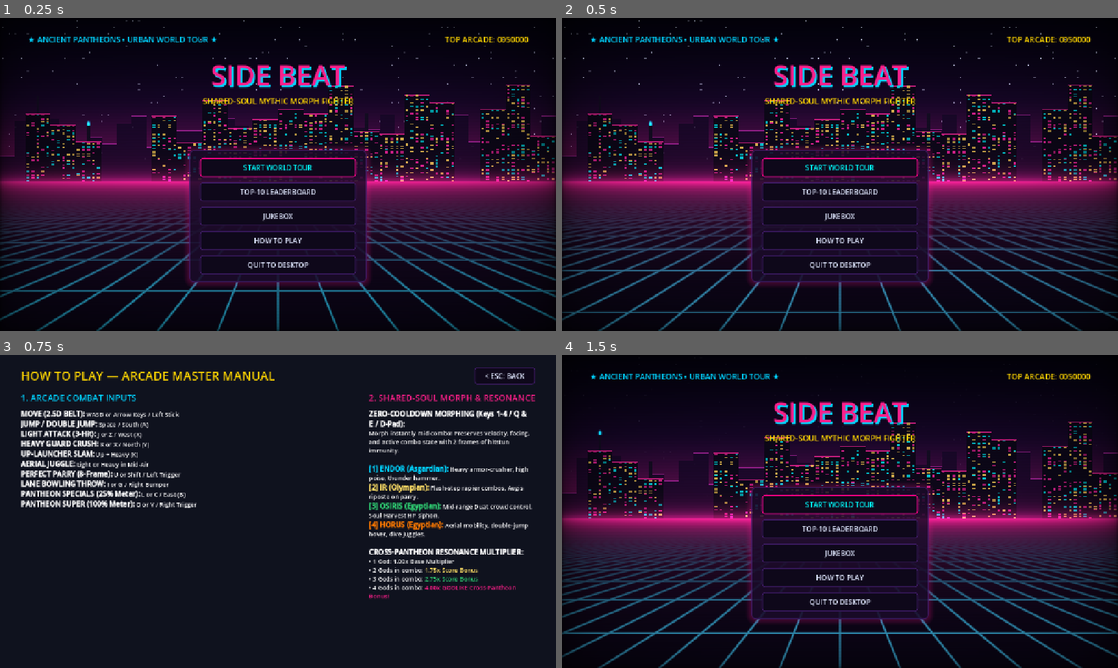
Above: before the commit, frames 1-4 (two rows, left to right).
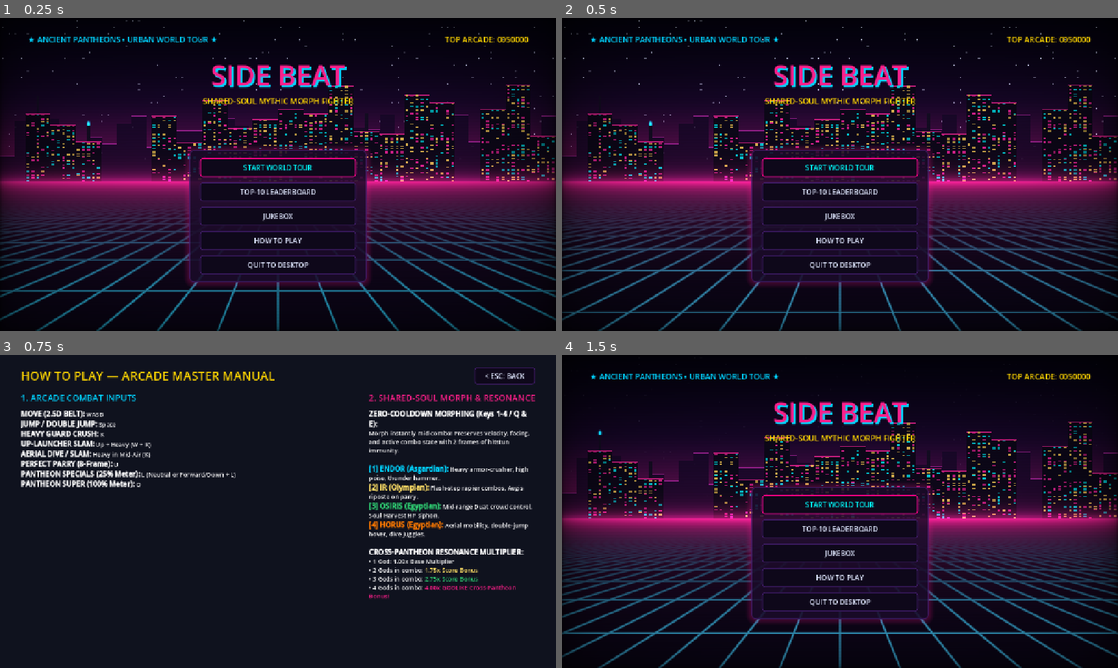
Above: after the commit, the same moments.

Repository: leouofa/side-beat
Game: Godot game, scene res://scenes/main/boot.tscn
The game is run twice, just before and just after one commit, with the same random seed, the same clock (stepped at 60 frames per second) and the same inputs. Sound files missing from this copy of the repository are replaced by a short silence.
Inputs:
- Up to frame 1 (0.25 s): no input
- Up to frame 2 (0.5 s): no input
- Up to frame 3 (0.75 s): click "HOW TO PLAY" at 0.5 s
- Up to frame 4 (1.5 s): click "< ESC: BACK" at 1.25 s

Frames 1-2 are identical in both runs. In frame 3, 3.4% of the frame differs, in the area x 3-73%, y 18-49%; in frame 4, nothing differs.

Commit message:
Simplify combat controls to keyboard-first layout and update instruction screens
Streamline the control scheme by removing redundant combat actions, duplicate keys, and unused gamepad bindings in favor of a clean, keyboard-first arcade setup:

- Remove light attack and lane bowling throw (grab) mechanics from player and enemy logic, establishing Heavy Attack (K) as the primary normal strike (with W+K launcher and mid-air dive) while preserving multi-god morphing and specials.
- Strip alternate keyboard keys (c, v, x, shift, arrow keys) and all gamepad events (sticks, face buttons, bumpers, triggers, d-pad) from the InputMap to prevent conflicting inputs and reduce control complexity.
- Update UI confirmation flows across title, god select, game over, victory, and continue countdown screens to standardize on Space and Enter (ui_accept).
- Refresh the How To Play screen and in-game pause manual to accurately display the simplified controls.
- Add test assertions to verify input action isolation, removal of stripped actions, and text integrity across instruction cards.

Diff:
--- a/scenes/ui/how_to_play_screen.tscn
+++ b/scenes/ui/how_to_play_screen.tscn
@@ -73,16 +73,14 @@
 size_flags_vertical = 3
 theme_override_font_sizes/normal_font_size = 14
 bbcode_enabled = true
-text = "[b]MOVE (2.5D BELT):[/b] WASD or Arrow Keys / Left Stick
-[b]JUMP / DOUBLE JUMP:[/b] Space / South (A)
-[b]LIGHT ATTACK (3-Hit):[/b] J or Z / West (X)
-[b]HEAVY GUARD CRUSH:[/b] K or X / North (Y)
-[b]UP-LAUNCHER SLAM:[/b] Up + Heavy (K)
-[b]AERIAL JUGGLE:[/b] Light or Heavy in Mid-Air
-[b]PERFECT PARRY (8-Frame):[/b] U or Shift / Left Trigger
-[b]LANE BOWLING THROW:[/b] I or G / Right Bumper
-[b]PANTHEON SPECIALS (25% Meter):[/b] L or C / East (B)
-[b]PANTHEON SUPER (100% Meter):[/b] O or V / Right Trigger"
+text = "[b]MOVE (2.5D BELT):[/b] WASD
+[b]JUMP / DOUBLE JUMP:[/b] Space
+[b]HEAVY GUARD CRUSH:[/b] K
+[b]UP-LAUNCHER SLAM:[/b] Up + Heavy (W + K)
+[b]AERIAL DIVE / SLAM:[/b] Heavy in Mid-Air (K)
+[b]PERFECT PARRY (8-Frame):[/b] U
+[b]PANTHEON SPECIALS (25% Meter):[/b] L (Neutral or Forward/Down + L)
+[b]PANTHEON SUPER (100% Meter):[/b] O"
 
 [node name="RightCol" type="VBoxContainer" parent="MarginContainer/VBoxContainer/HSplitContainer"]
 layout_mode = 2
@@ -100,7 +98,7 @@
 size_flags_vertical = 3
 theme_override_font_sizes/normal_font_size = 14
 bbcode_enabled = true
-text = "[b]ZERO-COOLDOWN MORPHING (Keys 1-4 / Q & E / D-Pad):[/b]
+text = "[b]ZERO-COOLDOWN MORPHING (Keys 1-4 / Q & E):[/b]
 Morph instantly mid-combo! Preserves velocity, facing, and active combo state with 2 frames of hitstun immunity.
 
 [color=#00D4FF][b][1] ENDOR (Asgardian):[/b][/color] Heavy armor-crusher, high poise, thunder hammer.
--- a/scripts/autoload/input_binder.gd
+++ b/scripts/autoload/input_binder.gd
@@ -1,6 +1,6 @@
 extends Node
-## Programmatically registers all Keyboard (WASD + Arrows + J/K/L/U/I/O + 1-4 + Q/E)
-## and Gamepad InputMap bindings for Side Beat so controls work identically in runtime and tests.
+## Programmatically registers simplified Keyboard InputMap bindings for Side Beat
+## (WASD locomotion, Space jump, K/L/O/U combat, 1-4/Q/E zero-cooldown morphs, ESC pause, Enter/Space UI accept).
 
 
 func _init() -> void:
@@ -13,19 +13,6 @@
 	InputMap.action_add_event(action, ev)
 
 
-static func _add_joy_btn(action: StringName, btn: JoyButton) -> void:
-	var ev := InputEventJoypadButton.new()
-	ev.button_index = btn
-	InputMap.action_add_event(action, ev)
-
-
-static func _add_joy_axis(action: StringName, axis: JoyAxis, axis_val: float) -> void:
-	var ev := InputEventJoypadMotion.new()
-	ev.axis = axis
-	ev.axis_value = axis_val
-	InputMap.action_add_event(action, ev)
-
-
 static func _ensure_action(action: StringName, deadzone: float = 0.2) -> void:
 	if InputMap.has_action(action):
 		InputMap.action_erase_events(action)
@@ -34,88 +21,61 @@
 
 
 static func _register_all_actions() -> void:
-	# 2.5D Belt Movement (WASD + Arrow Keys + Left Stick)
+	# 2.5D Belt Movement (WASD only)
 	_ensure_action(&"move_left")
 	_add_key(&"move_left", KEY_A)
-	_add_key(&"move_left", KEY_LEFT)
-	_add_joy_axis(&"move_left", JOY_AXIS_LEFT_X, -1.0)
 
 	_ensure_action(&"move_right")
 	_add_key(&"move_right", KEY_D)
-	_add_key(&"move_right", KEY_RIGHT)
-	_add_joy_axis(&"move_right", JOY_AXIS_LEFT_X, 1.0)
 
 	_ensure_action(&"move_up")
 	_add_key(&"move_up", KEY_W)
-	_add_key(&"move_up", KEY_UP)
-	_add_joy_axis(&"move_up", JOY_AXIS_LEFT_Y, -1.0)
 
 	_ensure_action(&"move_down")
 	_add_key(&"move_down", KEY_S)
-	_add_key(&"move_down", KEY_DOWN)
-	_add_joy_axis(&"move_down", JOY_AXIS_LEFT_Y, 1.0)
 
 	# Jump / Double Jump / Hover
 	_ensure_action(&"jump")
 	_add_key(&"jump", KEY_SPACE)
-	_add_joy_btn(&"jump", JOY_BUTTON_A)
 
-	# Fighting-Game Combat Buttons
-	_ensure_action(&"attack_light")
-	_add_key(&"attack_light", KEY_J)
-	_add_key(&"attack_light", KEY_Z)
-	_add_joy_btn(&"attack_light", JOY_BUTTON_X)
-
+	# Combat Buttons (Heavy Attack, Specials, Super, Block/Parry)
 	_ensure_action(&"attack_heavy")
 	_add_key(&"attack_heavy", KEY_K)
-	_add_key(&"attack_heavy", KEY_X)
-	_add_joy_btn(&"attack_heavy", JOY_BUTTON_Y)
 
 	_ensure_action(&"attack_special")
 	_add_key(&"attack_special", KEY_L)
-	_add_key(&"attack_special", KEY_C)
-	_add_joy_btn(&"attack_special", JOY_BUTTON_B)
 
 	_ensure_action(&"attack_super")
 	_add_key(&"attack_super", KEY_O)
-	_add_key(&"attack_super", KEY_V)
-	_add_joy_axis(&"attack_super", JOY_AXIS_TRIGGER_RIGHT, 1.0)
 
 	_ensure_action(&"block_parry")
 	_add_key(&"block_parry", KEY_U)
-	_add_key(&"block_parry", KEY_SHIFT)
-	_add_joy_axis(&"block_parry", JOY_AXIS_TRIGGER_LEFT, 1.0)
 
-	_ensure_action(&"grab")
-	_add_key(&"grab", KEY_I)
-	_add_key(&"grab", KEY_G)
-	_add_joy_btn(&"grab", JOY_BUTTON_RIGHT_SHOULDER)
-
-	# Zero-Cooldown Shared-Soul Morphing (Keys 1-4 / D-Pad / Q & E / L1)
+	# Zero-Cooldown Shared-Soul Morphing (Keys 1-4 / Q & E)
 	_ensure_action(&"morph_1")
 	_add_key(&"morph_1", KEY_1)
-	_add_joy_btn(&"morph_1", JOY_BUTTON_DPAD_UP)
 
 	_ensure_action(&"morph_2")
 	_add_key(&"morph_2", KEY_2)
-	_add_joy_btn(&"morph_2", JOY_BUTTON_DPAD_RIGHT)
 
 	_ensure_action(&"morph_3")
 	_add_key(&"morph_3", KEY_3)
-	_add_joy_btn(&"morph_3", JOY_BUTTON_DPAD_DOWN)
 
 	_ensure_action(&"morph_4")
 	_add_key(&"morph_4", KEY_4)
-	_add_joy_btn(&"morph_4", JOY_BUTTON_DPAD_LEFT)
 
 	_ensure_action(&"morph_prev")
 	_add_key(&"morph_prev", KEY_Q)
 
 	_ensure_action(&"morph_next")
 	_add_key(&"morph_next", KEY_E)
-	_add_joy_btn(&"morph_next", JOY_BUTTON_LEFT_SHOULDER)
 
 	# Pause / Menu
 	_ensure_action(&"pause")
 	_add_key(&"pause", KEY_ESCAPE)
-	_add_joy_btn(&"pause", JOY_BUTTON_START)
+
+	# UI Navigation / Accept
+	_ensure_action(&"ui_accept")
+	_add_key(&"ui_accept", KEY_ENTER)
+	_add_key(&"ui_accept", KEY_KP_ENTER)
+	_add_key(&"ui_accept", KEY_SPACE)
--- a/scripts/enemies/wave_enemy.gd
+++ b/scripts/enemies/wave_enemy.gd
@@ -86,7 +86,6 @@
 var _attack_cooldown: float = 0.8
 var _attack_timer: float = 0.0
 var _is_attacking: bool = false
-var _is_thrown: bool = false
 var _is_dead: bool = false
 var _ground_bounced: bool = false
 var _wall_bounced: bool = false
@@ -240,22 +239,6 @@
 	if _attack_cooldown > 0.0:
 		_attack_cooldown -= delta
 
-	# Thrown bowling physics: knock down adjacent enemies!
-	if _is_thrown:
-		if not is_on_floor():
-			velocity.y -= GRAVITY * delta
-		move_and_slide()
-		_check_wall_and_ground_bounces()
-		for node in get_tree().get_nodes_in_group("enemies"):
-			if node != self and node is WaveEnemy and not (node as WaveEnemy)._is_dead:
-				var other := node as WaveEnemy
-				if other.global_position.distance_to(global_position) < 1.1:
-					other.apply_collateral_knockdown(signf(velocity.x), 45.0)
-		if is_on_floor() and absf(velocity.x) < 1.5:
-			_is_thrown = false
-		_clamp_corridor()
-		return
-
 	if _hitstun_timer > 0.0:
 		_hitstun_timer -= delta
 		if not is_on_floor():
@@ -393,36 +376,6 @@
 	_hitstun_timer = 0.85
 	velocity = Vector3(-facing_sign * 4.5, 2.5, 0.0)
 	_play_anim(&"hit_light", 0.85)
-
-
-func receive_throw(dir_sign: float, dmg: float) -> void:
-	if _is_dead:
-		return
-	_finish_attack(1.1)
-	hp = maxf(0.0, hp - dmg)
-	_update_hp_bar()
-	if hp <= 0.0:
-		_die(dir_sign)
-		return
-	_is_thrown = true
-	_hitstun_timer = 0.75
-	velocity = Vector3(dir_sign * 11.5, 5.2, 0.0)
-	_play_anim(&"hit_launch_arc", 1.1)
-
-
-func apply_collateral_knockdown(dir_sign: float, dmg: float) -> void:
-	if _is_dead or _hitstun_timer > 0.2:
-		return
-	hp = maxf(0.0, hp - dmg)
-	_update_hp_bar()
-	if HitstopManager:
-		HitstopManager.spawn_hit_spark(global_position + Vector3(0.0, 1.0, 0.0), Color("#FFE066"), 0.9)
-	if hp <= 0.0:
-		_die(dir_sign)
-		return
-	_hitstun_timer = 0.45
-	velocity = Vector3(dir_sign * 5.5, 3.6, 0.0)
-	_play_anim(&"hit_launch_arc", 1.15)
 
 
 func receive_hit(payload: Dictionary) -> Dictionary:
--- a/scripts/player/shared_soul_player.gd
+++ b/scripts/player/shared_soul_player.gd
@@ -54,7 +54,6 @@
 var _attack_hit_registry: Dictionary = {}
 var _queued_chain_move: StringName = &""
 var _air_combo_step: int = 0
-var _grab_cooldown: float = 0.0
 var _is_dead: bool = false
 
 
@@ -229,8 +228,6 @@
 	resonance.tick(delta, frozen or _current_attack != null)
 	if invuln_timer > 0.0:
 		invuln_timer = maxf(0.0, invuln_timer - delta)
-	if _grab_cooldown > 0.0:
-		_grab_cooldown = maxf(0.0, _grab_cooldown - delta)
 
 	# Instant Zero-Cooldown Morph inputs are ALWAYS responsive (even during hitstop or mid-combo!)
 	_poll_morph_inputs()
@@ -279,7 +276,7 @@
 	var prof := active_god()
 	var move_vec := Input.get_vector("move_left", "move_right", "move_up", "move_down")
 
-	# Update horizontal facing before actions so attacks, grabs, and jumps turn toward input direction
+	# Update horizontal facing before actions so attacks and jumps turn toward input direction
 	if absf(move_vec.x) > 0.12:
 		facing_sign = 1.0 if move_vec.x > 0.0 else -1.0
 		_update_facing_visual()
@@ -304,11 +301,6 @@
 	# Check new combat inputs
 	if _try_trigger_attack_inputs(move_vec):
 		return
-
-	# Grab / Throw
-	if Input.is_action_just_pressed("grab") and is_on_floor() and _grab_cooldown <= 0.0:
-		if _try_execute_grab():
-			return
 
 	# Jump & Horus Double Jump
 	if Input.is_action_just_pressed("jump"):
@@ -358,15 +350,6 @@
 		else:
 			start_attack(&"heavy_ground")
 		return true
-	if Input.is_action_just_pressed("attack_light"):
-		if not is_on_floor():
-			_air_combo_step = 1
-			start_attack(&"air_combo_1")
-		elif move_vec.y < -0.55:
-			start_attack(&"launcher_up")
-		else:
-			start_attack(&"light_1")
-		return true
 	return false
 
 
@@ -440,13 +423,6 @@
 				_queued_chain_move = &"launcher_up"
 			else:
 				_queued_chain_move = &"heavy_ground"
-		elif Input.is_action_just_pressed("attack_light"):
-			if move.move_id == &"light_1":
-				_queued_chain_move = &"light_2"
-			elif move.move_id == &"light_2":
-				_queued_chain_move = &"light_3"
-			elif move.move_id == &"air_combo_1":
-				_queued_chain_move = &"air_combo_2"
 
 	var in_active := _attack_frame_cursor >= float(move.startup_frames) and _attack_frame_cursor < float(move.startup_frames + move.active_frames)
 	if in_active:
@@ -510,33 +486,6 @@
 	_deactivate_all_hitboxes()
 	_current_attack = null
 	_queued_chain_move = &""
-
-
-func _try_execute_grab() -> bool:
-	var best_target: Node3D = null
-	var best_dist := 1.85
-	for node in get_tree().get_nodes_in_group("enemies"):
-		if not (node is Node3D) or not is_instance_valid(node):
-			continue
-		var enemy := node as Node3D
-		var delta_p := enemy.global_position - global_position
-		if delta_p.x * facing_sign < -0.25 or absf(delta_p.z) > 1.15:
-			continue
-		var d := Vector2(delta_p.x, delta_p.z).length()
-		if d < best_dist:
-			best_dist = d
-			best_target = enemy
-
-	if best_target == null or not best_target.has_method("receive_throw"):
-		return false
-
-	_grab_cooldown = 0.55
-	_play_anim(&"heavy_ground", 1.45)
-	if SfxManager:
-		SfxManager.play_3d("grab_throw", global_position, 0.0, 0.05)
-	best_target.receive_throw(facing_sign, 85.0 * active_god().damage_mult)
-	_register_successful_player_hit(active_god().moves[&"light_3"], best_target.global_position + Vector3(0.0, 1.0, 0.0), 85.0)
-	return true
 
 
 func _on_strike_landed(target_owner: Node, hit_result: Dictionary) -> void:
--- a/scripts/ui/arcade_hud.gd
+++ b/scripts/ui/arcade_hud.gd
@@ -369,15 +369,14 @@
 
 	var pbody := Label.new()
 	pbody.text = (
-		"MOVE (2.5D Belt):  WASD / Arrows / Left Stick\n"
-		+ "JUMP / DOUBLE JUMP (Horus):  Space / South (A)\n"
-		+ "LIGHT ATTACK (3-Hit / Air Chain):  J / West (X)\n"
-		+ "HEAVY / GUARD-CRUSH / UP+LAUNCHER:  K / North (Y)\n"
-		+ "PANTHEON SPECIAL 1 & 2 (25 Meter):  L (Neutral or Dir+L) / East (B)\n"
-		+ "PANTHEON SUPER (100 Meter):  O / Right Trigger (R2)\n"
-		+ "BLOCK / PERFECT PARRY (First 8f):  U or Shift / Left Trigger (L2)\n"
-		+ "GRAB & LANE THROW:  I / Right Bumper (R1)\n"
-		+ "SHARED-SOUL MORPH (0.0s Cooldown!):  Keys 1–4, Q/E, or D-Pad!\n\n"
+		"MOVE (2.5D Belt):  WASD\n"
+		+ "JUMP / DOUBLE JUMP (Horus):  Space\n"
+		+ "HEAVY / GUARD-CRUSH / UP-LAUNCHER:  K (or W+K)\n"
+		+ "AERIAL DIVE / SLAM:  K in Mid-Air\n"
+		+ "PANTHEON SPECIAL 1 & 2 (25 Meter):  L (Neutral or Dir+L)\n"
+		+ "PANTHEON SUPER (100 Meter):  O\n"
+		+ "BLOCK / PERFECT PARRY (First 8f):  U\n"
+		+ "SHARED-SOUL MORPH (0.0s Cooldown!):  Keys 1–4, Q / E\n\n"
 		+ "TIP: Chain hits across all 4 Gods in one combo for 4.0x GODLIKE Resonance!"
 	)
 	pbody.add_theme_font_size_override("font_size", 13)
@@ -430,7 +429,7 @@
 	cv.add_child(_continue_timer_label)
 
 	var cont_btn := Button.new()
-	cont_btn.text = "INSERT CREDIT & REVIVE [SPACE / J]"
+	cont_btn.text = "INSERT CREDIT & REVIVE [SPACE / ENTER]"
 	SynthwaveUI.apply_button_style(cont_btn)
 	cont_btn.pressed.connect(_accept_continue)
 	cv.add_child(cont_btn)
@@ -601,7 +600,7 @@
 		_continue_timer_label.text = str(cur_sec)
 		if cur_sec != prev_sec and SfxManager:
 			SfxManager.play_2d("continue_tick", -2.0, 0.0)
-		if Input.is_action_just_pressed("jump") or Input.is_action_just_pressed("attack_light"):
+		if Input.is_action_just_pressed("jump") or Input.is_action_just_pressed("ui_accept"):
 			_accept_continue()
 		elif _continue_countdown <= 0.0:
 			_in_continue_prompt = false
--- a/scripts/ui/game_over_screen.gd
+++ b/scripts/ui/game_over_screen.gd
@@ -47,7 +47,7 @@
 
 func _unhandled_input(event: InputEvent) -> void:
 	if not _qualifies:
-		if event.is_action_pressed("attack_light") or event.is_action_pressed("pause") or event.is_action_pressed("ui_cancel"):
+		if event.is_action_pressed("ui_accept") or event.is_action_pressed("pause") or event.is_action_pressed("ui_cancel"):
 			_on_title_pressed()
 		return
 
@@ -71,7 +71,7 @@
 		_update_letter_display()
 		if SfxManager:
 			SfxManager.play_2d("ui_select", 0.0, 0.0)
-	elif event.is_action_pressed("attack_light") or event.is_action_pressed("jump"):
+	elif event.is_action_pressed("ui_accept") or event.is_action_pressed("jump"):
 		if _cursor_pos < 2:
 			_cursor_pos += 1
 			_update_letter_display()
--- a/scripts/ui/god_select_screen.gd
+++ b/scripts/ui/god_select_screen.gd
@@ -250,7 +250,7 @@
 		_update_selection()
 		if SfxManager:
 			SfxManager.play_2d("ui_select", 0.0, 0.0)
-	elif event.is_action_pressed("attack_light") or event.is_action_pressed("jump"):
+	elif event.is_action_pressed("ui_accept") or event.is_action_pressed("jump"):
 		_on_start_tour_pressed()
 	elif event.is_action_pressed("pause") or event.is_action_pressed("ui_cancel"):
 		_on_back_pressed()
--- a/scripts/ui/title_screen.gd
+++ b/scripts/ui/title_screen.gd
@@ -32,7 +32,7 @@
 
 
 func _unhandled_input(event: InputEvent) -> void:
-	if event.is_action_pressed("attack_light") or event.is_action_pressed("jump"):
+	if event.is_action_pressed("ui_accept") or event.is_action_pressed("jump"):
 		if not _start_tour_btn.has_focus() and not _leaderboard_btn.has_focus() and not _jukebox_btn.has_focus() and not _how_to_play_btn.has_focus():
 			_on_start_tour_pressed()
 
--- a/scripts/ui/victory_screen.gd
+++ b/scripts/ui/victory_screen.gd
@@ -34,7 +34,7 @@
 
 
 func _unhandled_input(event: InputEvent) -> void:
-	if event.is_action_pressed("attack_light") or event.is_action_pressed("jump") or event.is_action_pressed("ui_cancel") or event.is_action_pressed("pause"):
+	if event.is_action_pressed("ui_accept") or event.is_action_pressed("jump") or event.is_action_pressed("ui_cancel") or event.is_action_pressed("pause"):
 		_on_return_pressed()
 
 
--- a/tests/run_tests.gd
+++ b/tests/run_tests.gd
@@ -32,6 +32,7 @@
 	_test_continue_credit_fairness()
 	_test_save_persistence()
 	_test_combat_hurtbox_deferred_deactivation()
+	_test_simplified_controls_and_instruction_screens()
 
 	print("==============================================")
 	print("Assertions: %d | Failures: %d" % [_assertions, _failures])
@@ -593,3 +594,69 @@
 	enemy.queue_free()
 	prop.queue_free()
 	boss.queue_free()
+
+
+func _test_simplified_controls_and_instruction_screens() -> void:
+	# 1. Action map checks
+	_assert(not InputMap.has_action(&"attack_light") or InputMap.action_get_events(&"attack_light").is_empty(), "attack_light action is removed")
+	_assert(not InputMap.has_action(&"grab") or InputMap.action_get_events(&"grab").is_empty(), "grab action is removed")
+
+	# Check WASD only on movement
+	var move_left_events := InputMap.action_get_events(&"move_left")
+	_assert(move_left_events.size() == 1 and (move_left_events[0] as InputEventKey).physical_keycode == KEY_A, "move_left mapped strictly to KEY_A")
+	var move_right_events := InputMap.action_get_events(&"move_right")
+	_assert(move_right_events.size() == 1 and (move_right_events[0] as InputEventKey).physical_keycode == KEY_D, "move_right mapped strictly to KEY_D")
+	var move_up_events := InputMap.action_get_events(&"move_up")
+	_assert(move_up_events.size() == 1 and (move_up_events[0] as InputEventKey).physical_keycode == KEY_W, "move_up mapped strictly to KEY_W")
+	var move_down_events := InputMap.action_get_events(&"move_down")
+	_assert(move_down_events.size() == 1 and (move_down_events[0] as InputEventKey).physical_keycode == KEY_S, "move_down mapped strictly to KEY_S")
+
+	# Check combat buttons are strictly K, L, O, U
+	var heavy_events := InputMap.action_get_events(&"attack_heavy")
+	_assert(heavy_events.size() == 1 and (heavy_events[0] as InputEventKey).physical_keycode == KEY_K, "attack_heavy mapped strictly to KEY_K")
+	var special_events := InputMap.action_get_events(&"attack_special")
+	_assert(special_events.size() == 1 and (special_events[0] as InputEventKey).physical_keycode == KEY_L, "attack_special mapped strictly to KEY_L")
+	var super_events := InputMap.action_get_events(&"attack_super")
+	_assert(super_events.size() == 1 and (super_events[0] as InputEventKey).physical_keycode == KEY_O, "attack_super mapped strictly to KEY_O")
+	var parry_events := InputMap.action_get_events(&"block_parry")
+	_assert(parry_events.size() == 1 and (parry_events[0] as InputEventKey).physical_keycode == KEY_U, "block_parry mapped strictly to KEY_U")
+
+	# Jump is strictly Space
+	var jump_events := InputMap.action_get_events(&"jump")
+	_assert(jump_events.size() == 1 and (jump_events[0] as InputEventKey).physical_keycode == KEY_SPACE, "jump mapped strictly to KEY_SPACE")
+
+	# Verify no joypad events across all mapped game actions
+	var game_actions := [
+		&"move_left", &"move_right", &"move_up", &"move_down", &"jump",
+		&"attack_heavy", &"attack_special", &"attack_super", &"block_parry",
+		&"morph_1", &"morph_2", &"morph_3", &"morph_4", &"morph_prev", &"morph_next", &"pause"
+	]
+	var joypad_event_count := 0
+	for act in game_actions:
+		for ev in InputMap.action_get_events(act):
+			if ev is InputEventJoypadButton or ev is InputEventJoypadMotion:
+				joypad_event_count += 1
+	_assert(joypad_event_count == 0, "All gamepad joypad events stripped from game InputMap actions (0 found)")
+
+	# Verify How To Play screen text
+	var htp_scene := load("res://scenes/ui/how_to_play_screen.tscn") as PackedScene
+	var htp_inst := htp_scene.instantiate()
+	var controls_body := htp_inst.get_node("MarginContainer/VBoxContainer/HSplitContainer/LeftCol/ControlsBody") as RichTextLabel
+	var morph_body := htp_inst.get_node("MarginContainer/VBoxContainer/HSplitContainer/RightCol/MorphBody") as RichTextLabel
+	_assert(not controls_body.text.to_lower().contains("light attack"), "HowToPlay text does not contain 'light attack'")
+	_assert(not controls_body.text.to_lower().contains("bowling"), "HowToPlay text does not contain 'bowling'")
+	_assert(not controls_body.text.to_lower().contains("left stick"), "HowToPlay text does not contain 'left stick'")
+	_assert(not controls_body.text.to_lower().contains("arrow keys"), "HowToPlay text does not contain 'arrow keys'")
+	_assert(not morph_body.text.to_lower().contains("d-pad"), "HowToPlay morph text does not contain 'd-pad'")
+	htp_inst.free()
+
+	# Verify HUD pause card text
+	var hud := ArcadeHud.new()
+	add_child(hud)
+	var pause_panel := hud.get("_pause_panel") as PanelContainer
+	var pbody := pause_panel.get_child(0).get_child(1) as Label
+	_assert(not pbody.text.to_lower().contains("light attack"), "Pause card does not contain 'light attack'")
+	_assert(not pbody.text.to_lower().contains("lane throw"), "Pause card does not contain 'lane throw'")
+	_assert(not pbody.text.to_lower().contains("left stick"), "Pause card does not contain 'left stick'")
+	_assert(not pbody.text.to_lower().contains("d-pad"), "Pause card does not contain 'd-pad'")
+	hud.queue_free()
